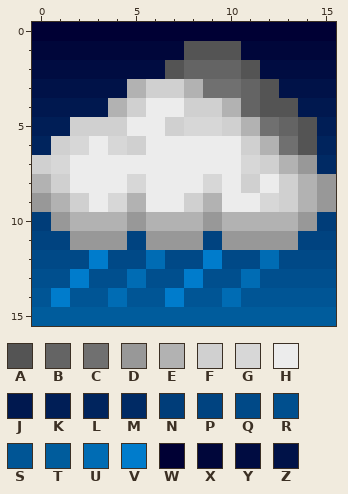
Two states of a pixel-art sprite, themes/default/weather/09n.png. That is the earlier state.
The file is 16x16 pixels. Colours within 5 levels of each other are drawn and written as one.
Palette (. is transparent): A #545454  B #646464  C #707070  D #989898  E #b2b2b2  F #d0d0d0  G #d7d7d7  H #ececec  J #00184f  K #001e56  L #00245d  M #002a64  N #003d79  P #004380  Q #004987  R #004f8e  S #005595  T #005c9c  U #006cb4  V #007ccc  W #000034  X #00063a  Y #000c41  Z #001248
Pixels before, first column x 0:
 0 WWWWWWWWWWWWWWWW
 1 XXXXXXXXAAAXXXXX
 2 YYYYYYYABBBAYYYY
 3 ZZZZZEFFECCBAZZZ
 4 JJJJEFHHFFEBAAJJ
 5 KKFFFHHFGGFECBAK
 6 LFGHGFHHHHHFECAL
 7 FGHHHHHHHHHGFEDM
 8 EFHHHGHHHGHFHFED
 9 DEFHGEHHFEHHGFED
10 NDEEEDEEEDEEEEDN
11 PPDDDPDDDPDDDDPP
12 QQQVQQUQQVQQUQQQ
13 RRVRRURRVRRURRRR
14 SVSSUSSVSSUSSSSS
15 TTTTTTTTTTTTTTTT
The result:
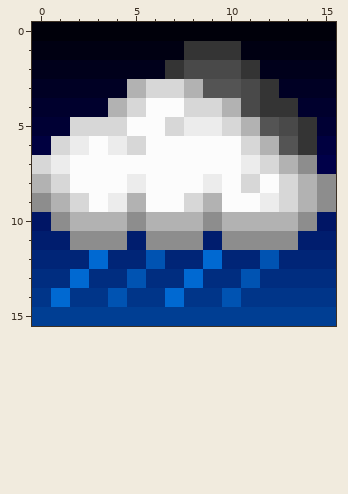
Edits made:
colour A: #545454 -> #343434
colour B: #646464 -> #494949
colour C: #707070 -> #545454
colour D: #989898 -> #8d8d8d
colour F: #d0d0d0 -> #d7d7d7
colour G: #d7d7d7 -> #ececec
colour H: #ececec -> #fcfcfc
colour J: #00184f -> #00002d
colour K: #001e56 -> #000034
colour L: #00245d -> #000040
colour M: #002a64 -> #000049
colour N: #003d79 -> #001565
colour P: #004380 -> #001d6e
colour Q: #004987 -> #002577
colour R: #004f8e -> #002d80
colour S: #005595 -> #003589
colour T: #005c9c -> #003e93
colour U: #006cb4 -> #0053b2
colour V: #007ccc -> #0069d2
colour W: #000034 -> #00000a
colour X: #00063a -> #000012
colour Y: #000c41 -> #00001b
colour Z: #001248 -> #000024
